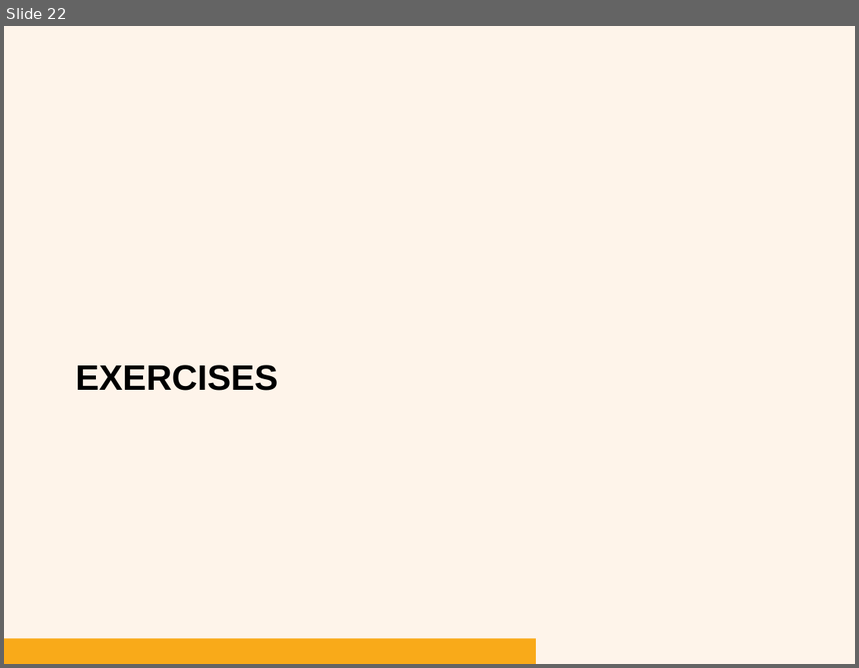
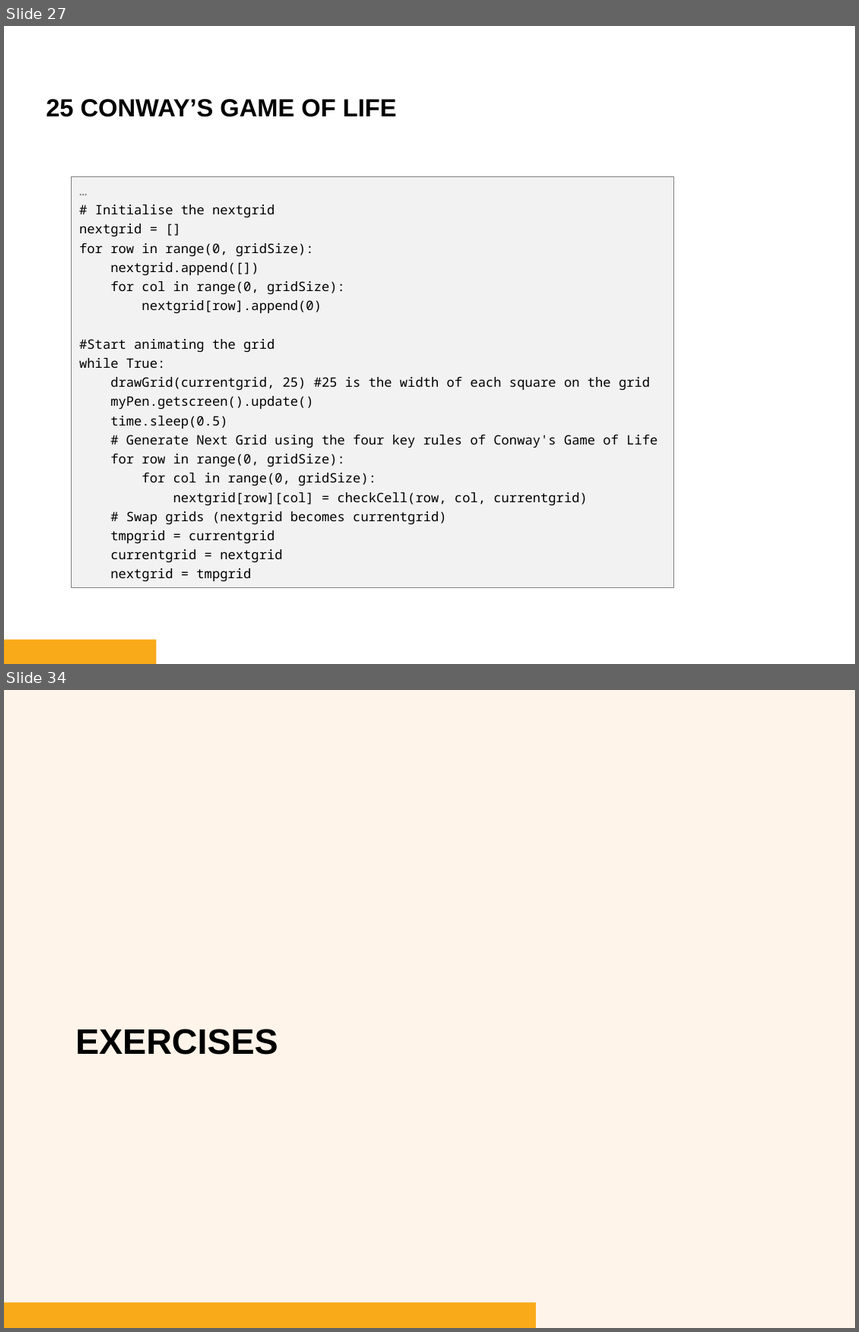
Before and after one commit to bryanbsun/pythonps, a slide deck: Python Problem Solver 2.pptx. Shown one above the other, each under a label of ours: slide 22 before the commit, slides 27 and 34 after it; the slides between them are not shown. The pictures are 859x668 and 859x1332 pixels, drawn with LibreOffice and Linux fonts; fonts in the diff are those of the drawing; background and template pictures are left out. Boxes give left, top, right and bottom in pixels: in the first picture for what was removed or moved away, otherwise in the second. Text is boxed around its words. In the diff, an @@ line names an element or a change of style, - is before the commit and + after.

```diff
--- a/Python Problem Solver 2.pptx
+++ b/Python Problem Solver 2.pptx
@@ slide 27 added at <box>4,26,855,664</box>, background #FFFFFF @@
@@ text added at <box>46,99,397,117</box>, 21 pt, text #000000, bold @@
+25 CONWAY’S GAME OF LIFE
@@ rectangle added at <box>71,176,675,588</box>, fill #F2F2F2, outline #808080 0.75 pt, 11 pt, text #000000 @@
+…
+# Initialise the nextgrid
+nextgrid = []
+for row in range(0, gridSize):
+nextgrid.append([])
+for col in range(0, gridSize):
+nextgrid[row].append(0)
+#Start animating the grid
+while True:
+drawGrid(currentgrid, 25) #25 is the width of each square on the grid
+myPen.getscreen().update()
+time.sleep(0.5)
+# Generate Next Grid using the four key rules of Conway's Game of Life
+for row in range(0, gridSize):
+for col in range(0, gridSize):
+nextgrid[row][col] = checkCell(row, col, currentgrid)
+# Swap grids (nextgrid becomes currentgrid)
+tmpgrid = currentgrid
+currentgrid = nextgrid
+nextgrid = tmpgrid
@@ rectangle added at <box>4,640,156,664</box>, fill #F9AA19 @@
@@ what was slide 22 is now slide 34 @@
```
Also in this commit, not shown: 2 slides changed, 12 other slides added, 1 slide removed, 2 other files.
